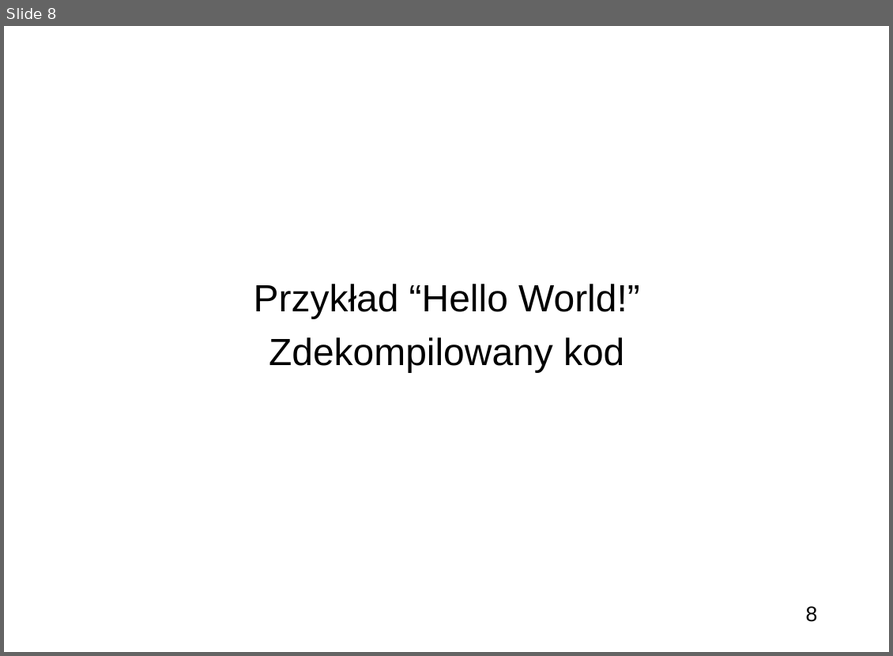
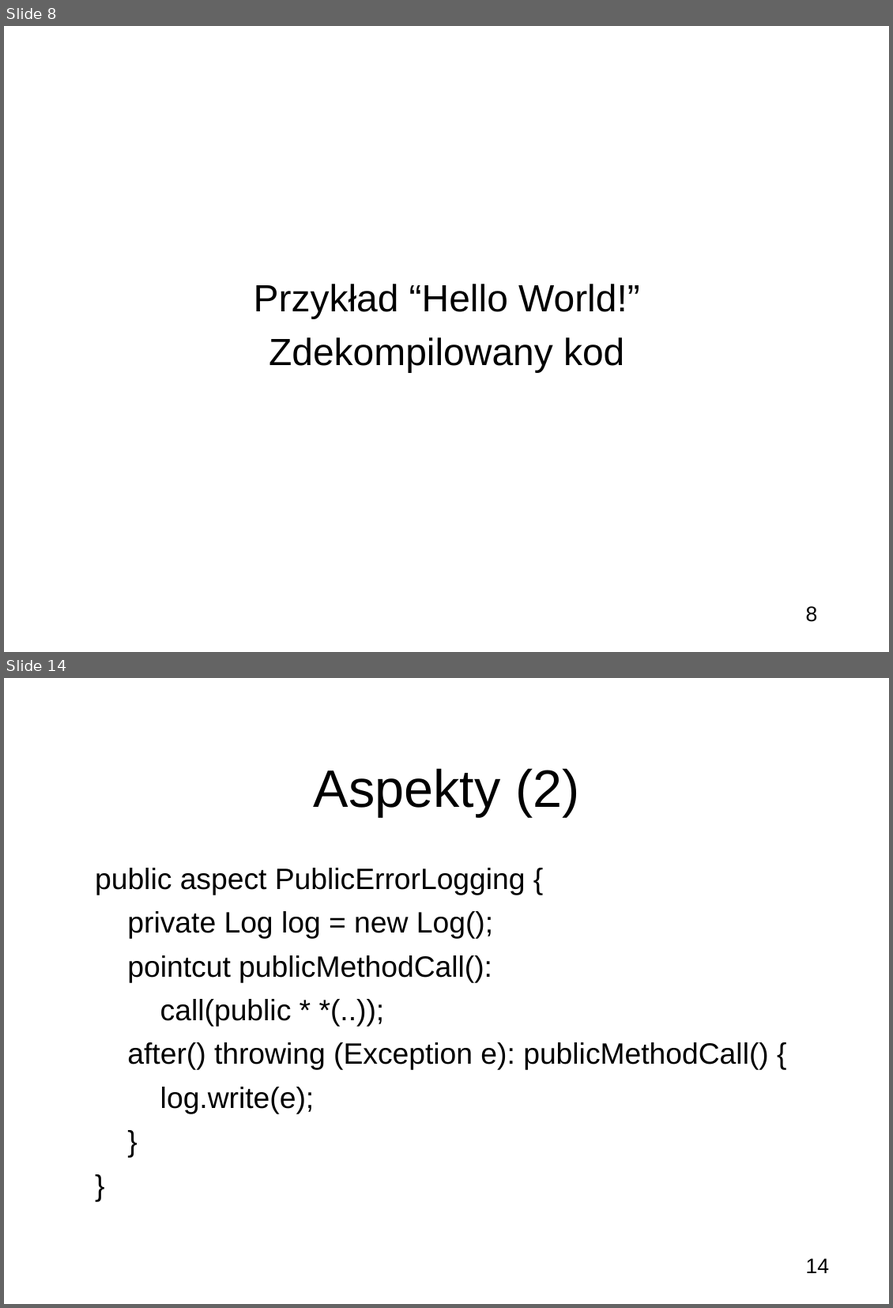
Before and after one commit to bercik/zti_seminar, a slide deck: prezentacja.odp. Shown one above the other, each under a label of ours: slide 8 before the commit, slides 8 and 14 after it; the slides between them are not shown. The pictures are 893x656 and 893x1308 pixels, drawn with LibreOffice and Linux fonts; fonts in the diff are those of the drawing; background and template pictures are left out. Boxes give left, top, right and bottom in pixels: in the first picture for what was removed or moved away, otherwise in the second. Text is boxed around its words. In the diff, an @@ line names an element or a change of style, - is before the commit and + after.

```diff
--- a/prezentacja.odp
+++ b/prezentacja.odp
@@ slide 14 added at (x1=4, y1=678, x2=889, y2=1304), background picture (left out); not listed: 1 template element that a slide beside it also shows @@
@@ title added at (x1=314, y1=768, x2=579, y2=816), 50 pt, text #000000 @@
+Aspekty (2)
@@ subtitle added at (x1=95, y1=868, x2=769, y2=1114), 28 pt, text #000000 @@
+● public aspect PublicErrorLogging {
+● private Log log = new Log();
+● pointcut publicMethodCall():
+● call(public * *(..));
+● after() throwing (Exception e): publicMethodCall() {
+● log.write(e);
+● }
+● }
```
Also in this commit, not shown: 1 slide changed, 5 other slides added.
